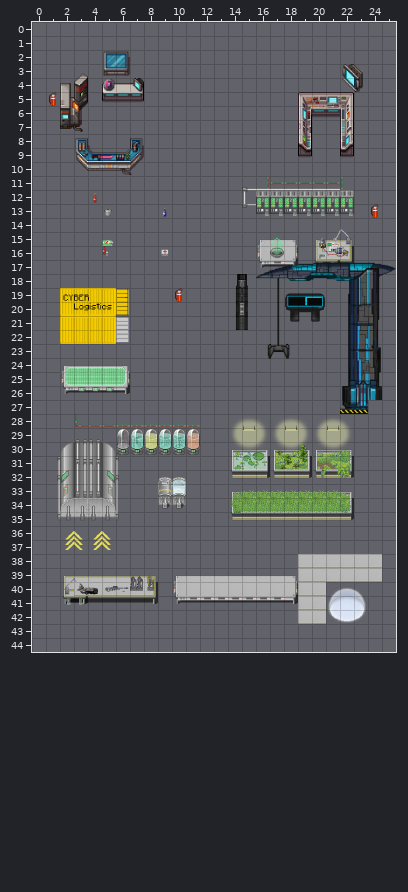
Two states of a Tiled map, Pfadimap_UFO.tmx. Above is the file before it was changed.
Cells are 32x32 px. Shown: x 0..25, y 0..44. Not drawn, because the pictures are missing: unchanged layers "Auch auf Tisch", "Boden", "Kachelebene 1", "Stühle", "Wände oben", "bodenoverlay", "schwarz", "wand".
Once edited:
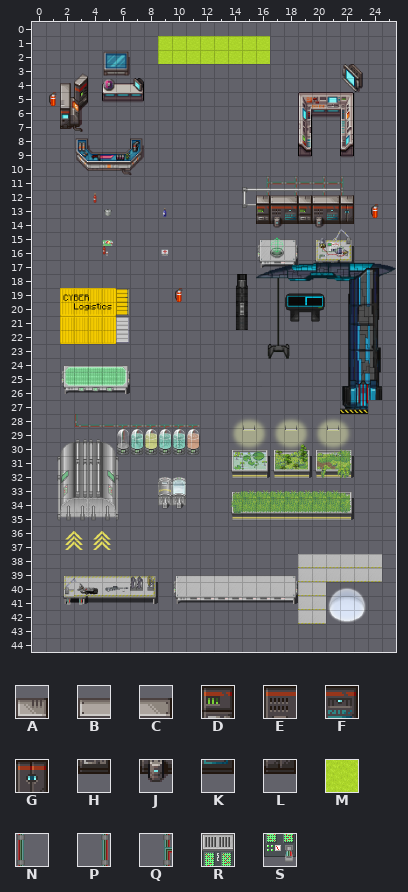
Key: from "Mid-TownC": A 140, B 141, C 142, D 156, E 157, F 158, G 159, H 172, J 173, K 174, L 175; from "gras": M 446; from "scifi viel": N 140, P 142, Q 156, R 424, S 432.
_ is an empty cell.
Tiles of an added or newly shown layer are drawn over the layers below it.
Edits made:
Layer "hintergrund" (added):
y 1..2: x 9..16 ________ -> MMMMMMMM
Layer "wandunteroverlay" (added):
y 11: x 18 _ -> Q; x 20 _ -> Q
y 12: x 16 _ -> P; x 18 _ -> P; x 20 _ -> P; x 22 _ -> N
Layer "Server":
y 12: x 16..22 RRRRRRR -> ABCABCA
y 13: x 16..22 SSSSSSS -> DEFDEFG
y 14: x 16..22 _______ -> HJKHJKL
Pixel boxes of the changes (left, top, right, bottom) in both pictures:
added: (158, 36, 270, 64)
changed: (256, 176, 354, 228)
